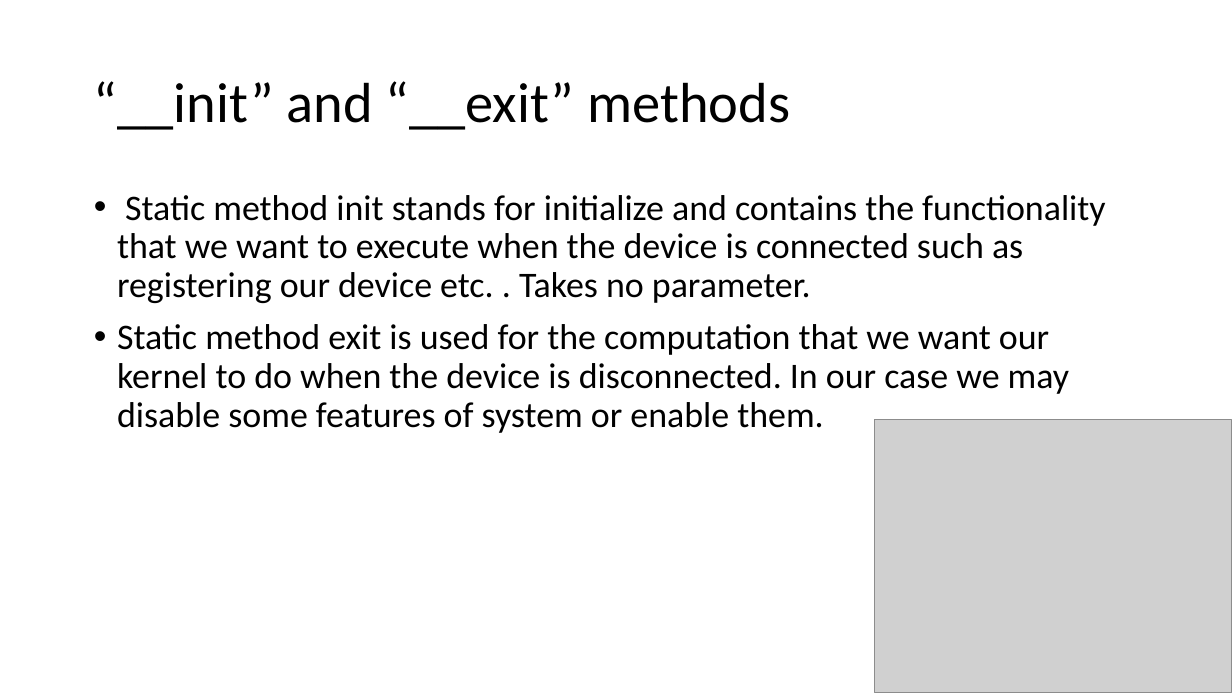
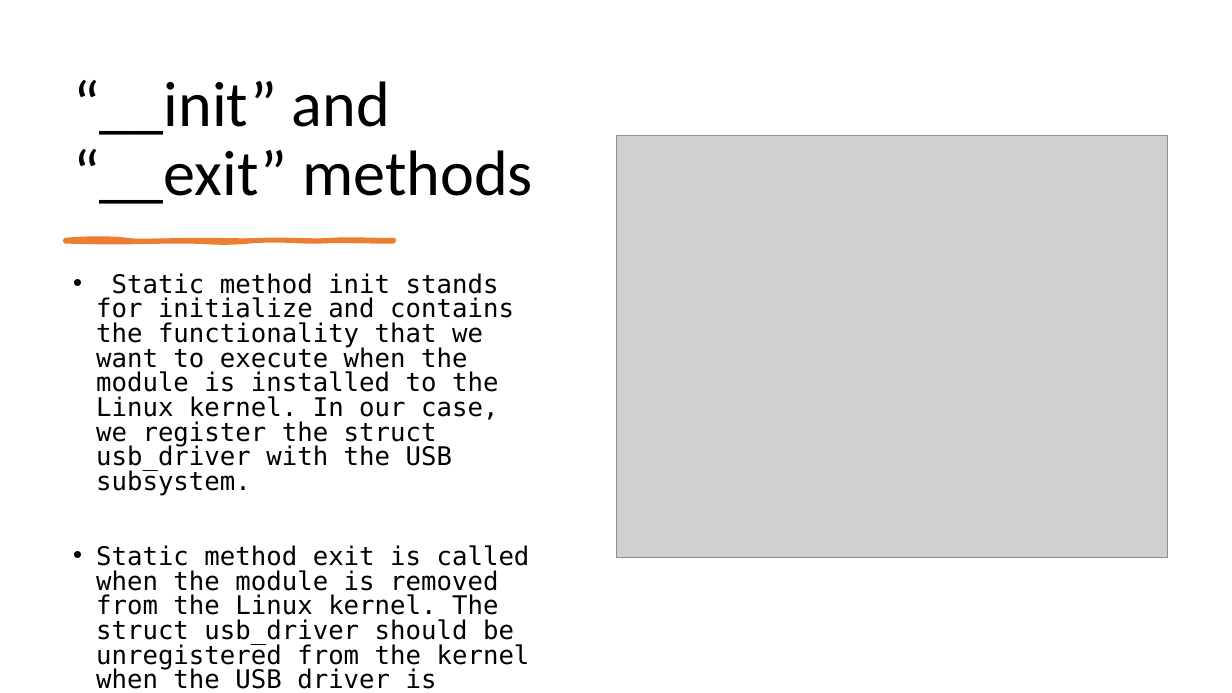
Before and after one commit to hasancpp/CS350-Operating-Systems-Project, a slide deck: slide 10 of progress_report.pptx. Drawn at 1232x693 pixels with LibreOffice and Linux fonts; fonts in the diff are those of the drawing; grey boxes stand for pictures. Boxes give left, top, right and bottom in pixels: in the first picture for what was removed or moved away, otherwise in the second. Text is boxed around its words. In the diff, an @@ line names an element or a change of style, - is before the commit and + after.

```diff
--- a/progress_report.pptx
+++ b/progress_report.pptx
@@ title "“__init” and “__exit” methods": place and size @@
-title "“__init” and “__exit” methods" at [94, 81, 790, 130]
+title "“__init” and “__exit” methods" at [73, 80, 533, 204]
@@ title "“__init” and “__exit” methods" at [73, 80, 533, 204]: size 44 to 50 pt; vertical alignment middle to bottom @@
@@ picture: place and size @@
-picture at [875, 420, 1232, 693]
+picture at [616, 136, 1168, 558]
@@ freeform shape added at [65, 240, 394, 242], fill #ED7D31, outline #ED7D31 3 pt @@
@@ text at [96, 273, 530, 689]: text changed; size 28 to 20 pt; font Calibri to DejaVu Sans Mono @@
-• Static method init stands for initialize and contains the functionality that we want to execute when the device is connected such as registering our device etc. . Takes no parameter.
-• Static method exit is used for the computation that we want our kernel to do when the device is disconnected. In our case we may disable some features of system or enable them.
+• Static method init stands for initialize and contains the functionality that we want to execute when the module is installed to the Linux kernel. In our case, we register the struct usb_driver with the USB subsystem.
+• Static method exit is called when the module is removed from the Linux kernel. The struct usb_driver should be unregistered from the kernel when the USB driver is unloaded.
```
Also in this commit, not shown: 4 other slides changed.
